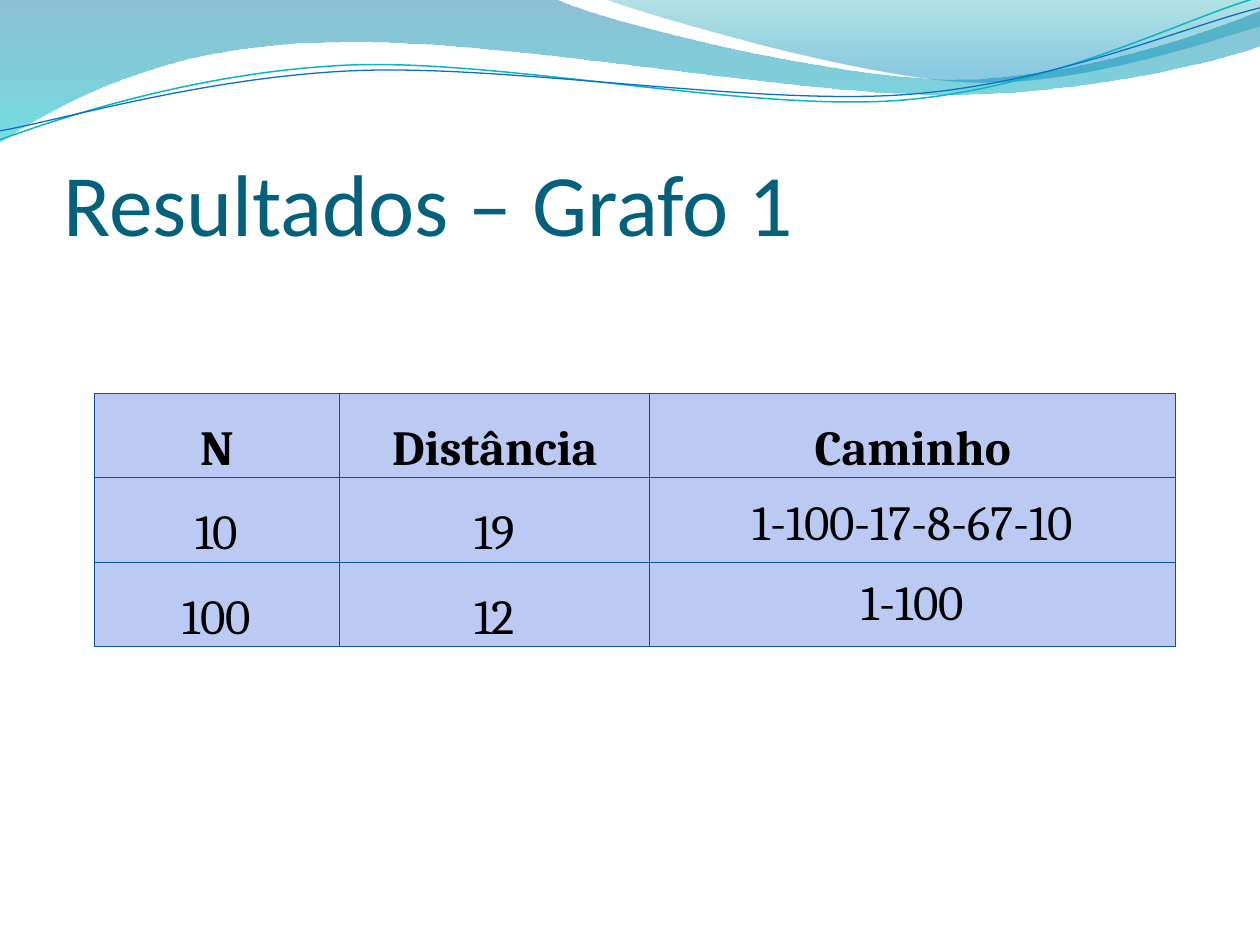
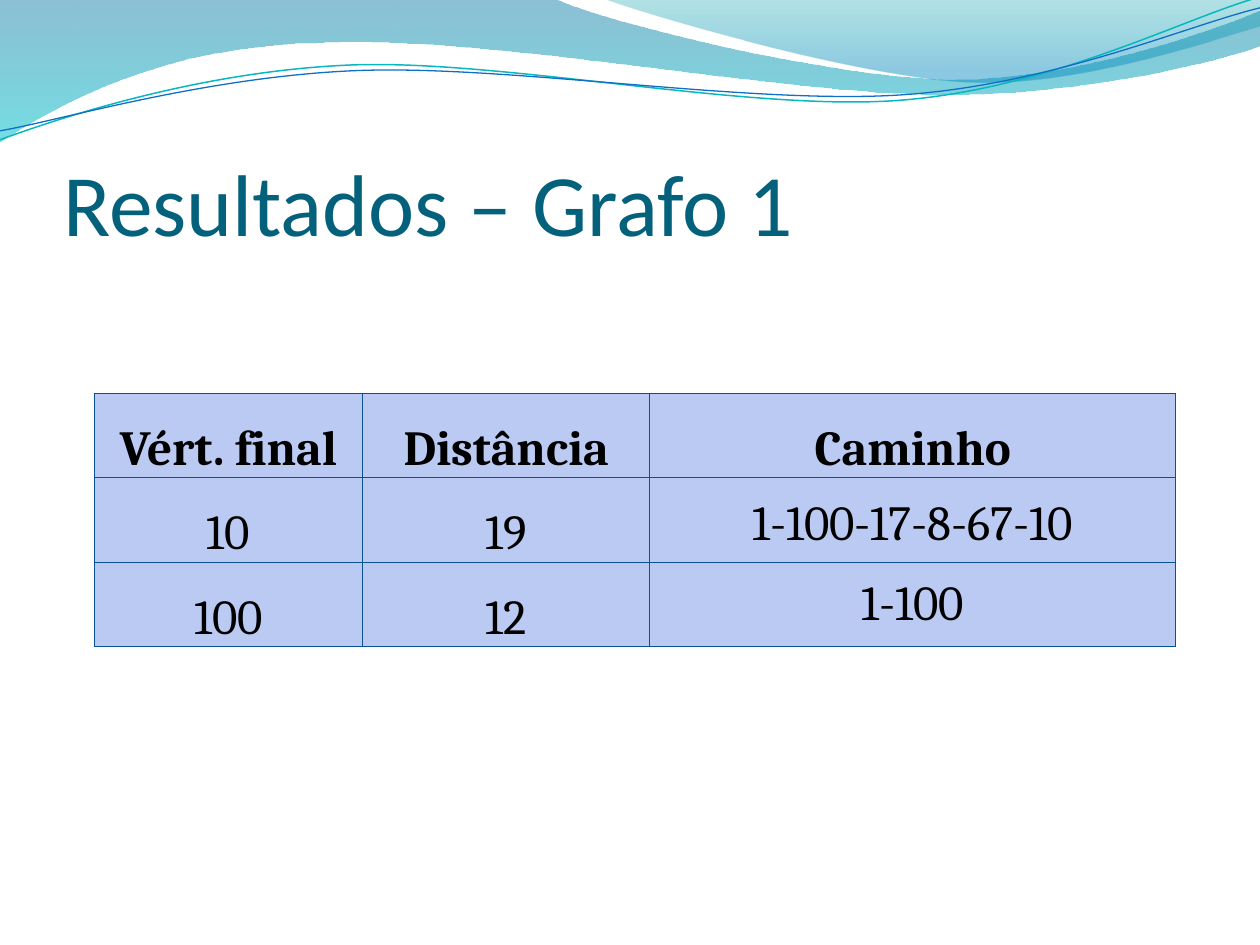
Before and after one commit to jonathanaugusto/grafos2011, a slide deck: slide 11 of apresentacao2.pptx (slide 10 before the commit). Drawn at 1260x945 pixels with LibreOffice and Linux fonts; fonts in the diff are those of the drawing; background and template pictures are left out. Boxes give left, top, right and bottom in pixels: in the first picture for what was removed or moved away, otherwise in the second. Text is boxed around its words. In the diff, an @@ line names an element or a change of style, - is before the commit and + after.

```diff
--- a/apresentacao2.pptx
+++ b/apresentacao2.pptx
@@ table at bbox=[94, 393, 1176, 658] @@
-row 1, column 1: N
+row 1, column 1: Vért. final
```
Also in this commit, not shown: 11 other slides changed, 6 slides added, 5 slides removed, 5 other files.
